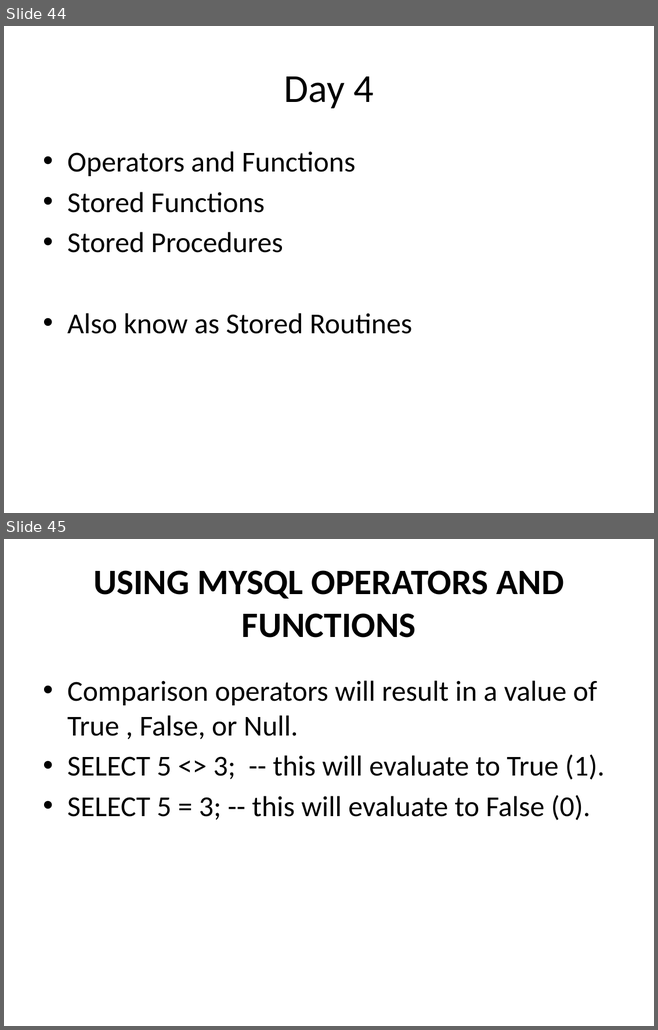
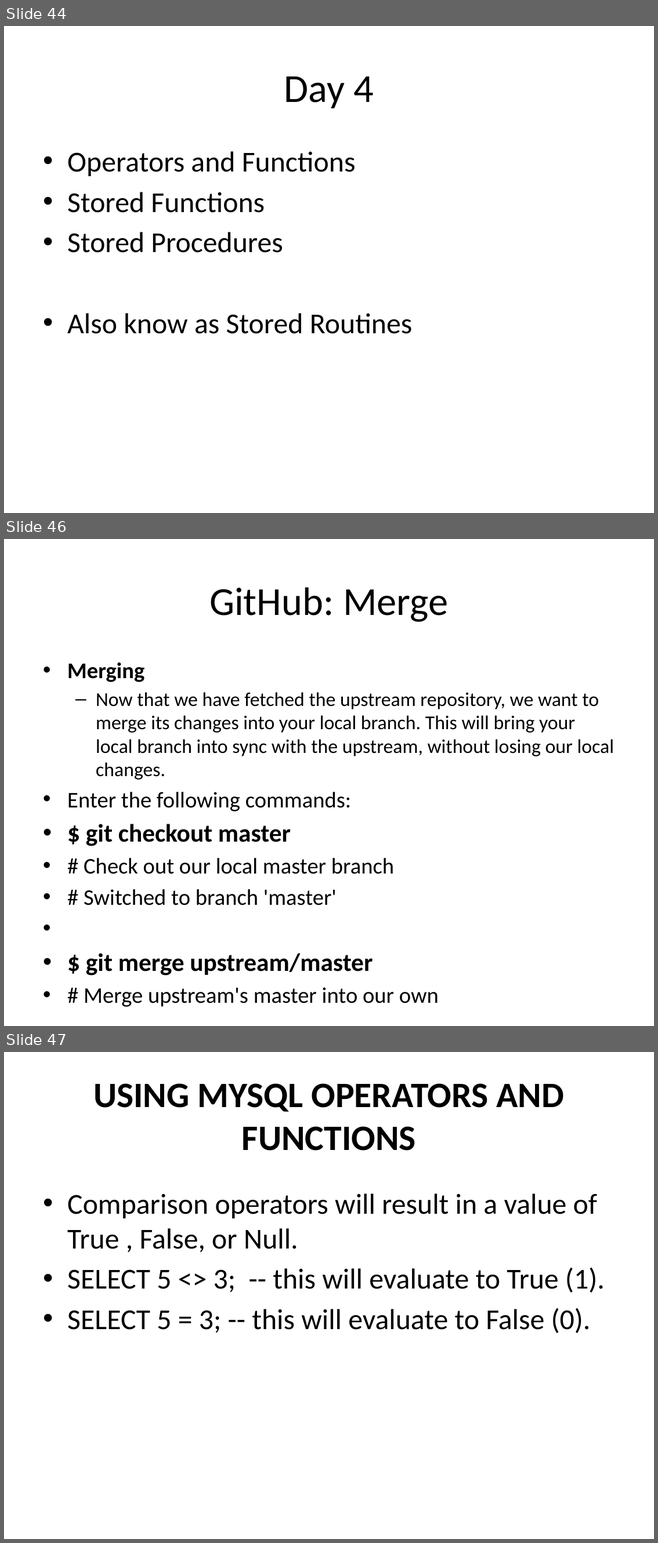
Before and after one commit to dchabala10/mysql101, a slide deck: Presentation/Intro_to_Relational_Databases_with_MySQL_Day4.pptx. Shown one above the other, each under a label of ours: slides 44 and 45 before the commit, slides 44, 46 and 47 after it; the slides between them are not shown. The pictures are 658x1030 and 658x1543 pixels, drawn with LibreOffice and Linux fonts; fonts in the diff are those of the drawing. Boxes give left, top, right and bottom in pixels: in the first picture for what was removed or moved away, otherwise in the second. Text is boxed around its words. In the diff, an @@ line names an element or a change of style, - is before the commit and + after.

Commit message:
Added fetch and merge instructions to day 4 ppt

```diff
--- a/Presentation/Intro_to_Relational_Databases_with_MySQL_Day4.pptx
+++ b/Presentation/Intro_to_Relational_Databases_with_MySQL_Day4.pptx
@@ slide 46 added at [4, 539, 654, 1026], background #FFFFFF @@
@@ title added at [209, 587, 448, 622], 44 pt, text #000000 @@
+GitHub: Merge
@@ text added at [67, 663, 614, 1007], 21.7 pt, text #000000 @@
+• Merging
+  – Now that we have fetched the upstream repository, we want to merge its changes into your local branch. This will bring your local branch into sync with the upstream, without losing our local changes.
+• Enter the following commands:
+• $ git checkout master
+• # Check out our local master branch
+• # Switched to branch 'master'
+• $ git merge upstream/master
+• # Merge upstream's master into our own
@@ what was slide 45 is now slide 47 @@
```
Also in this commit, not shown: 2 other slides added, 1 slide removed.
